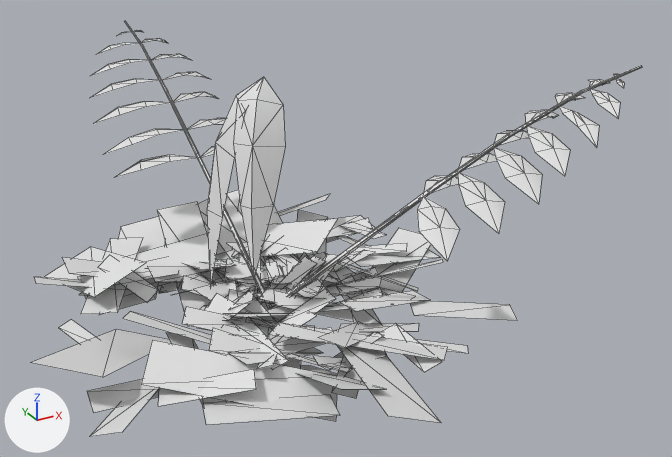
Before and after pictures for a commit that changed the OBJ model game/assets/models/plants/SM_Plant_CycadShade_Leaf.obj.
Both versions are drawn from a 50 mm lens placed at (-1.13, -2.51, 1.51), pointed at (0.2, -0.09, 0.3). Every picture has the same lights, and +X, +Y and +Z are marked at lower left. The picture after the commit comes second. Mesh edges are drawn as thin lines. Where no turn or scale is listed for an object, it has been applied to the vertices. Vertices at exactly the same position are counted once.

Names of what the first picture shows: 'SM_Plant_CycadShade_Leaf'.
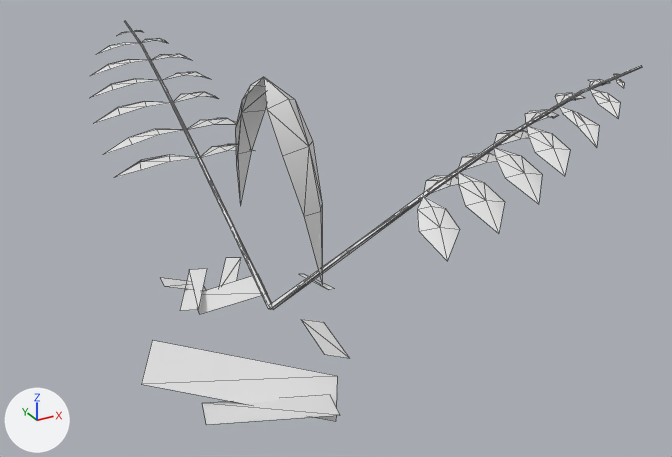
Where the change shows, as pixel boxes [x1, y1, x2, y2] in the pictures (672 x 457 px; the box of a moved part takes in the faces that stretch with it):
'SM_Plant_CycadShade_Leaf', reshaped (10% narrower)
    before: [30, 21, 642, 437]
    after: [91, 21, 642, 424]
part 1 of me_sm_plant_cycadshade_leaf, deleted
    before: [30, 190, 517, 437]
part 2 of me_sm_plant_cycadshade_leaf, moved or reshaped
    before: [63, 77, 440, 422]
    after: [160, 77, 349, 358]
part 3 of me_sm_plant_cycadshade_leaf, moved or reshaped
    before: [338, 237, 400, 264]
    after: [299, 274, 334, 290]

What changed in the scene script:
```text
Change me_sm_plant_cycadshade_leaf:
    used by ob_sm_plant_cycadshade_leaf; location = (0.0, 0.0, 0.0)
    verts and faces of me_sm_plant_cycadshade_leaf; kept vertices keep their numbers, new ones are numbered from 791
    before: 286 (0.59, 0.08, 0.01), 287 (0.51, 0.39, 0.02) at pixel (346, 236), 288 (0.45, 0.37, 0.03) at pixel (336, 237), 289 (0.54, 0.07, 0.03) at pixel (396, 264)
    remove me_sm_plant_cycadshade_leaf.from_pydata(...)  # 791 vertices, 592 faces; spans x -0.82..0.87, y -0.88..0.99, z -0.11..0.89
    add me_sm_plant_cycadshade_leaf.from_pydata(...)  # 311 vertices, 352 faces; spans x -0.55..0.87, y -0.79..0.98, z -0.04..0.89
    me_sm_plant_cycadshade_leaf part 1: 120 loose pieces with 480 vertices, spanning x -0.82..0.77, y -0.74..0.99, z -0.11..0.18, are deleted
    me_sm_plant_cycadshade_leaf part 2
    20 vertices are removed from x -0.17..0.03, y -0.12..0.15, z 0.08..0.76
    24 faces are deleted
    20 vertices move from x -0.57..0.18, y -0.88..0.78, z -0.02..0.13 to x -0.29..0.09, y -0.46..0.36, z 0.0..0.09
    20 vertices are added at x -0.09..0.13, y -0.19..0.14, z 0.17..0.77
    24 new faces join them
    me_sm_plant_cycadshade_leaf part 3
    add verts[286] = (0.26, 0.02, 0.02)  # moved, pixel (334, 288)
    add verts[287] = (0.22, 0.18, 0.02)  # moved, pixel (304, 274)
    add verts[288] = (0.19, 0.17, 0.03)  # moved, pixel (298, 274)
    add verts[289] = (0.23, 0.02, 0.02)  # moved, pixel (328, 289)
```
